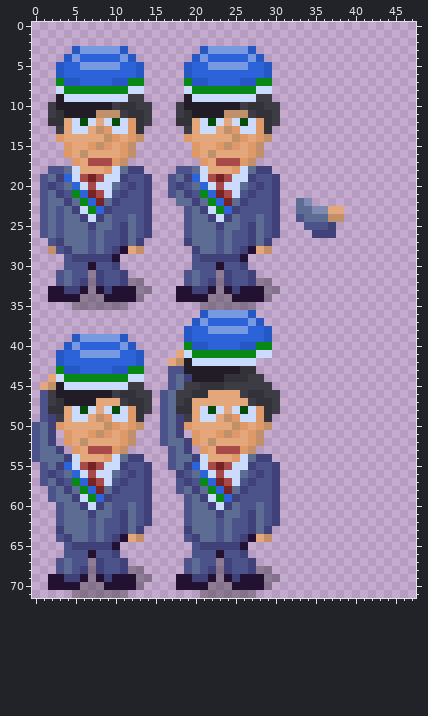
Two versions of one sprite sheet, src/game/sprites/data/cfe-ksv-pikmets.png. Above: the version before the commit.
The file is 48x72 pixels.
Once edited:
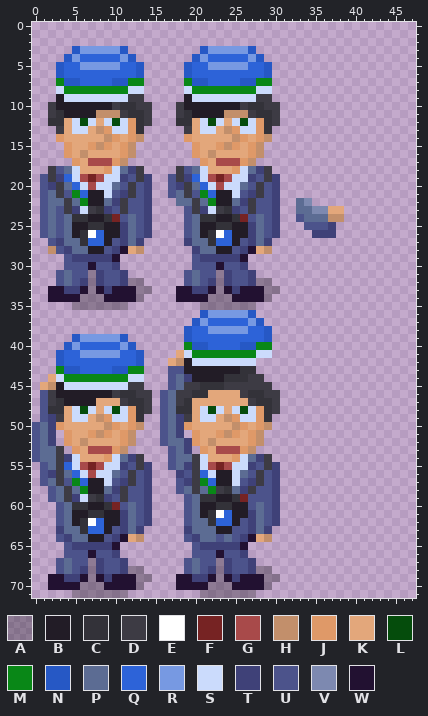
Palette (. is transparent): A #00000046  B #221c26  C #333239  D #3d3b44  E #ffffff  F #762323  G #a84a4a  H #c28f6b  J #df9968  K #e3a77b  L #054c0c  M #098717  N #2658c5  P #5c6c93  Q #2d63d8  R #7799e2  S #cbdbfc  T #3f4178  U #4c538b  V #7d89b0  W #221131
Log entry: Greet animations for all ksv!!
From old to new:
Colour B replaces colour F in row 21 at x 7 and 23; in row 22 at x 8 and 24; in row 57 at x 7 and 23; in row 58 at x 8.
Colour B replaces colour G in row 21 at x 8 and 24; in row 56 at x 23; in row 57 at x 8 and 24.
Colour B replaces colour M in row 59 at x 23.
Colour B replaces colour P in row 25 at x 5 to 6, 9, 21 to 22 and 25; in row 26 at x 5 and 21; in row 28 at x 8 and 24; in row 60 at x 21 and 25; in row 61 at x 5 to 6, 9, 21 and 25; in row 62 at x 5.
Colour B replaces colour P in row 63 at x 24; in row 64 at x 8.
Colour B replaces colour Q in row 22 at x 7 and 23; in row 58 at x 7; in row 59 at x 24.
Colour B replaces colour S in row 24 at x 7 and 23; in row 56 at x 24; in row 60 at x 7.
Colour B replaces colour T in row 24 at x 8 and 24; in row 60 at x 8 and 22.
Colour B replaces colour U in row 25 at x 10 and 26; in row 26 at x 9 to 10 and 25 to 26; in row 27 at x 9 and 25; in row 28 at x 7 and 23; in row 60 at x 26; in row 61 at x 10 and 26.
Colour B replaces colour U in row 62 at x 9 to 10 and 25; in row 63 at x 9 and 23; in row 64 at x 7.
Colour C replaces colour F in row 58 at x 24.
Colour C replaces colour P in row 24 at x 5, 9, 21 and 25; in row 25 at x 8 and 24; in rows 26 to 27 at x 6 and 22; in row 60 at x 5 and 9; in row 61 at x 8 and 22; in row 62 at x 6 and 22.
Colour C replaces colour P in row 63 at x 6.
Colour C replaces colour Q in row 23 at x 8 and 24; in row 59 at x 8.
Colour C replaces colour S in row 59 at x 22; in row 60 at x 23.
Colour C replaces colour T in row 24 at x 6 and 22; in row 25 at x 7 and 23; in row 59 at x 21 and 25; in row 60 at x 6 and 24; in row 61 at x 7.
Colour D replaces colour M in row 23 at x 7 and 23; in row 59 at x 7.
Colour D replaces colour P in row 19 at x 2 and 18; in row 23 at x 4 and 20; in row 54 at x 3; in row 56 at x 20; in row 59 at x 4.
Colour D replaces colour Q in row 55 at x 20; in row 58 at x 23.
Colour D replaces colour T in row 18 at x 13 and 29; in row 20 at x 12 and 28; in row 21 at x 3 and 19; in row 22 at x 4 and 20; in row 53 at x 3; in row 54 at x 13, 20 and 29.
Colour D replaces colour T in row 55 at x 3; in row 56 at x 12 and 28; in row 57 at x 3; in row 58 at x 4 and 20.
Colour D replaces colour U in row 18 at x 2 and 18; in row 19 at x 13 and 29; in row 20 at x 3 and 19; in row 21 at x 12 and 28; in rows 22 to 23 at x 11 and 27; in row 55 at x 13 and 29.
Colour D replaces colour U in row 56 at x 3; in row 57 at x 12, 20 and 28; in row 58 at x 11 and 27; in row 59 at x 11.
Colour E replaces colour T in row 61 at x 23.
Colour E replaces colour U in row 26 at x 7 and 23; in row 62 at x 7.
Colour F replaces colour U in row 24 at x 10 and 26; in row 59 at x 26; in row 60 at x 10.
Colour Q replaces colour P in rows 26 to 27 at x 8 and 24; in row 61 at x 24; in row 62 at x 8 and 24; in row 63 at x 8.
Colour Q replaces colour U in row 27 at x 7 and 23; in row 62 at x 23; in row 63 at x 7.
